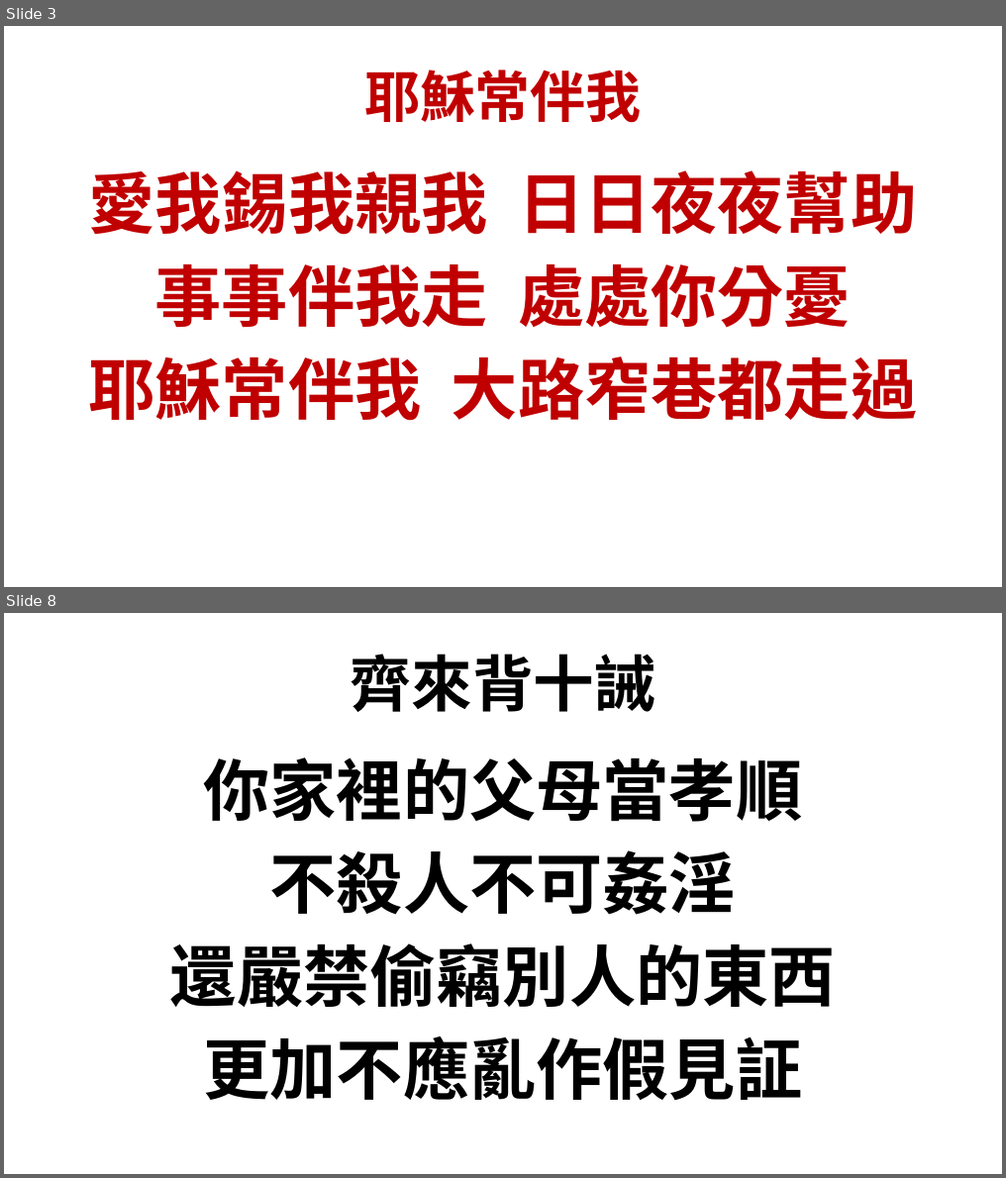
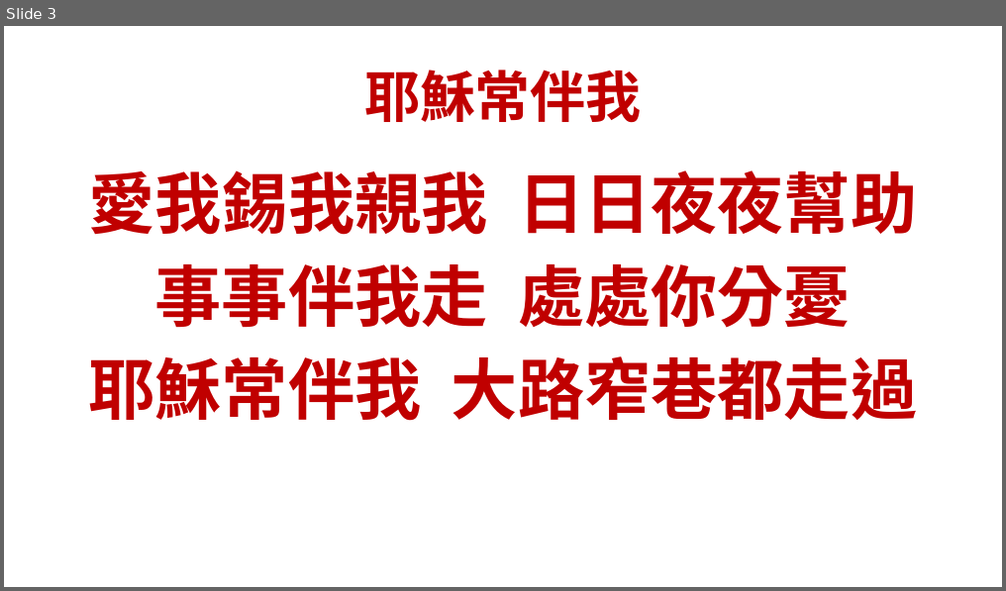
Before and after one commit to batisuoc/bible-school, a slide deck: 2019/7月.pptx. Shown one above the other, each under a label of ours: slides 3 and 8 before the commit, slide 3 after it; the slides between them are not shown. The pictures are 1006x1178 and 1006x591 pixels, drawn with LibreOffice and Linux fonts; fonts in the diff are those of the drawing; background and template pictures are left out. Boxes give left, top, right and bottom in pixels: in the first picture for what was removed or moved away, otherwise in the second. Text is boxed around its words. In the diff, an @@ line names an element or a change of style, - is before the commit and + after.

```diff
--- a/2019/7月.pptx
+++ b/2019/7月.pptx
@@ slide 8 removed at [4,613,1002,1174], background picture (left out) @@
@@ title removed at [350,654,655,712] @@
-齊來背十誡
@@ text removed at [170,758,836,1100] @@
-你家裡的父母當孝順
-不殺人不可姦淫
-還嚴禁偷竊別人的東西
-更加不應亂作假見証
```
Also in this commit, not shown: 5 other slides removed, 1 other file.
